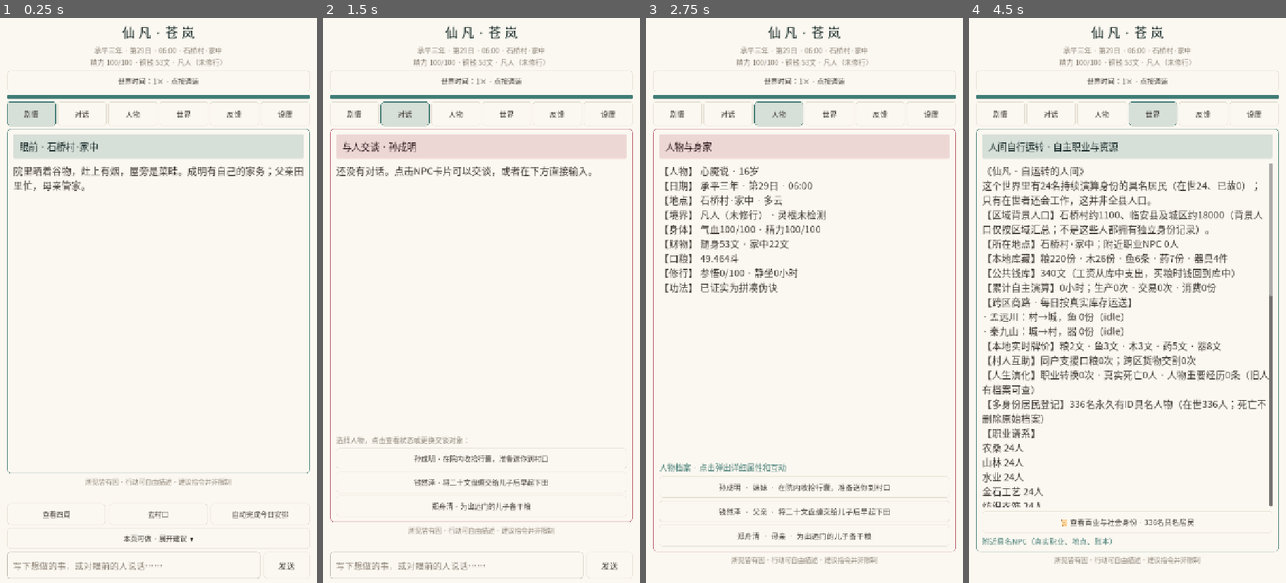
Above: before the commit, frames 1-4 (left to right).
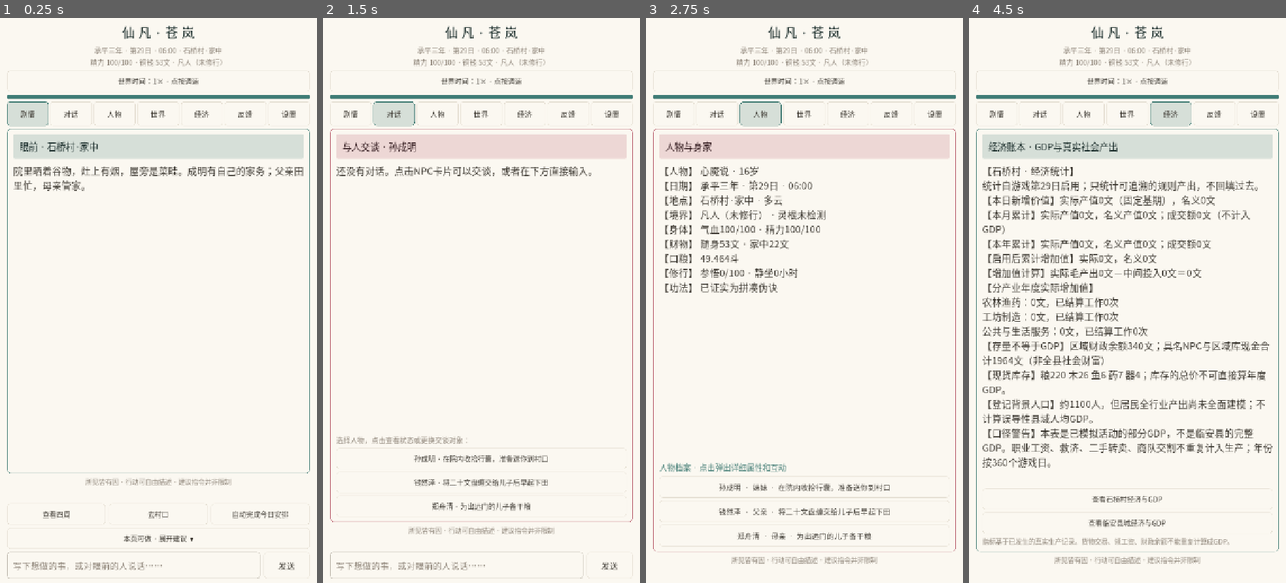
Above: after the commit, the same moments.

Repository: 160701541-cell/xinyanshuo
Game: Godot game, scene res://main.tscn
Same seed, same stepped clock (60 frames per second), same inputs: the game is played once before the commit and once after it.
Inputs (mouse positions are in pixels of both pictures, inside the frame that each line leads up to):
- Up to frame 1 (0.25 s): no input
- Up to frame 2 (1.5 s): click "剧情" at 0.5 s; click "对话" at 1.25 s
- Up to frame 3 (2.75 s): click "人物" at 2 s
- Up to frame 4 (4.5 s): click "世界" at 2.75 s; click "反馈" at 3.5 s; click (1171, 114) at 4.25 s, where only the run after the commit has a clickable "经济"

The runs differ from the first frame. In frame 1, 0.7% of the frame differs, in the area x 6-94%, y 14-20%; in frame 2, 0.8%; in frame 3, 1.0%; in frame 4, 17%, in the area x 4-96%, y 14-94%.

Commit message:
feat(ui): dedicated in-game GDP/economic-statistics tab, village/city comparison and 12-month trend reports

Diff:
--- a/projects/xianfan-living-world/android-text/scripts/main.gd
+++ b/projects/xianfan-living-world/android-text/scripts/main.gd
@@ -165,7 +165,7 @@
         game.time_string(),str(game.data["place"]),int(game.data["stamina"]),
         int(game.data["money"]),str(game.data["realm"])]
     var hour:=int(game._clock()/60)
-    if view=="世界" and hour!=_last_world_ui_hour:
+    if view in ["世界","经济"] and hour!=_last_world_ui_hour:
         _last_world_ui_hour=hour
         _refresh()
     if int(game._clock())%60==0: _save_world_clock()
@@ -287,7 +287,7 @@
     tab_buttons=HBoxContainer.new()
     tab_buttons.add_theme_constant_override("separation",4)
     root.add_child(tab_buttons)
-    for name in ["剧情","对话","人物","世界","反馈","设置"]:
+    for name in ["剧情","对话","人物","世界","经济","反馈","设置"]:
         var tab_name := str(name)
         var b := _button(tab_name,func(): _change_tab(tab_name),17)
         b.size_flags_horizontal=SIZE_EXPAND_FILL
@@ -482,6 +482,22 @@
             func(): _open_npc(who),15))
     modal_actions.add_child(_button("上一页",func(): _open_society_roster(sector,last_roster_page-1),16))
     modal_actions.add_child(_button("下一页",func(): _open_society_roster(sector,last_roster_page+1),16))
+
+func _open_economy_region(zone: String) -> void:
+    var name: String="石桥村" if zone=="村" else "临安县城"
+    var description:=game.economy_report(zone)
+    var observations:=game.economy_trend(zone)
+    var trend_text: Array[String]=[]
+    for period in observations:
+        trend_text.append("第%d个月：实际新增产值%d文；名义%d文；成交额%d文" % [
+            int(period.get("month",0)),int(period.get("real",0)),
+            int(period.get("nominal",0)),int(period.get("trade",0))])
+    if not trend_text.is_empty():
+        description+="\n\n【最近12个月的经济变化】\n"+"\n".join(trend_text)
+    _open_modal("地区经济报表 · "+name,description)
+    modal_actions.add_child(_button("切换到另一地区",func():
+        _open_economy_region("城" if zone=="村" else "村")
+    ,16))
 
 func _open_npc(name: String) -> void:
     current_npc=name
@@ -1091,9 +1107,16 @@
         "世界":
             page_title.text="人间自行运转 · 自主职业与资源"
             scene_text.text=game.society_status()
+            var economy_zone: String="村" if str(game.data["place"]).begins_with("石桥村") else "城"
+            var all_accounts: Dictionary=game.data.get("society",{}).get("economy_accounts",{})
+            var this_region: Dictionary=all_accounts.get("regions",{}).get(economy_zone,{})
+            if not this_region.is_empty():
+                var current: Dictionary=this_region.get("total",{})
+                scene_text.text+="\n\n【已模拟经济累计增加值】%d文（固定基期）；交易收入不重复算GDP。点下方按钮查年/月报表。" % int(current.get("gdp_real",0))
             actor_buttons.visible=true
             _wipe(actor_buttons)
             var roster: Dictionary=game.society_roster()
+            actor_buttons.add_child(_button("📊 查看本地GDP、财政、物价与产业报表",func(): _open_economy_region("村" if str(game.data["place"]).begins_with("石桥村") else "城"),16))
             actor_buttons.add_child(_button("📜 查看百业与社会身份 · %d名具名居民" % int(roster["size"]),
                 func(): _open_society_roster(),17))
             actor_buttons.add_child(_label("附近具名NPC（真实职业、地点、账本）",17,GOLD))
@@ -1108,6 +1131,15 @@
             for person in game.society_nearby().slice(0,7):
                 var who:=str(person["name"])
                 actor_buttons.add_child(_button("%s｜%s｜%s" % [who,str(person["job"]),str(person["activity"])],func(): _open_npc(who),16))
+        "经济":
+            page_title.text="经济账本 · GDP与真实社会产出"
+            var econ_zone: String="村" if str(game.data["place"]).begins_with("石桥村") else "城"
+            scene_text.text=game.economy_report(econ_zone)
+            actor_buttons.visible=true
+            _wipe(actor_buttons)
+            actor_buttons.add_child(_button("查看石桥村经济与GDP",func(): _open_economy_region("村"),16))
+            actor_buttons.add_child(_button("查看临安县城经济与GDP",func(): _open_economy_region("城"),16))
+            actor_buttons.add_child(_label("指标基于已发生的真实生产记录。货物交易、领工资、财政余额不能重复计算成GDP。",15,FADED))
         "反馈":
             page_title.text="可复制的功能缺口 / 错误日志"
             scene_text.text=game.feedback_report()
